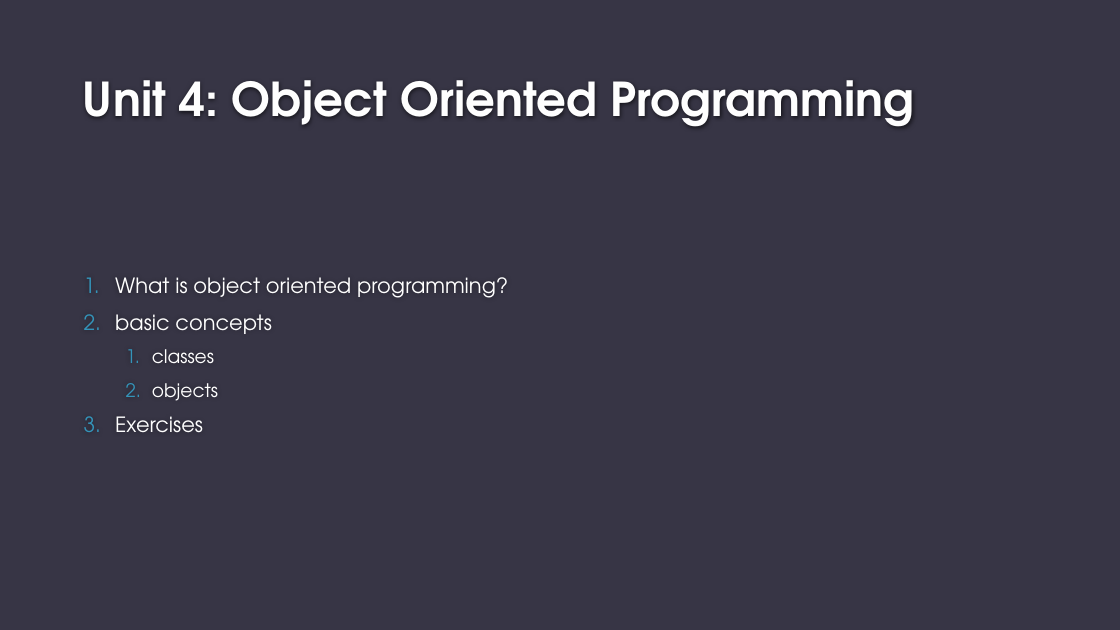
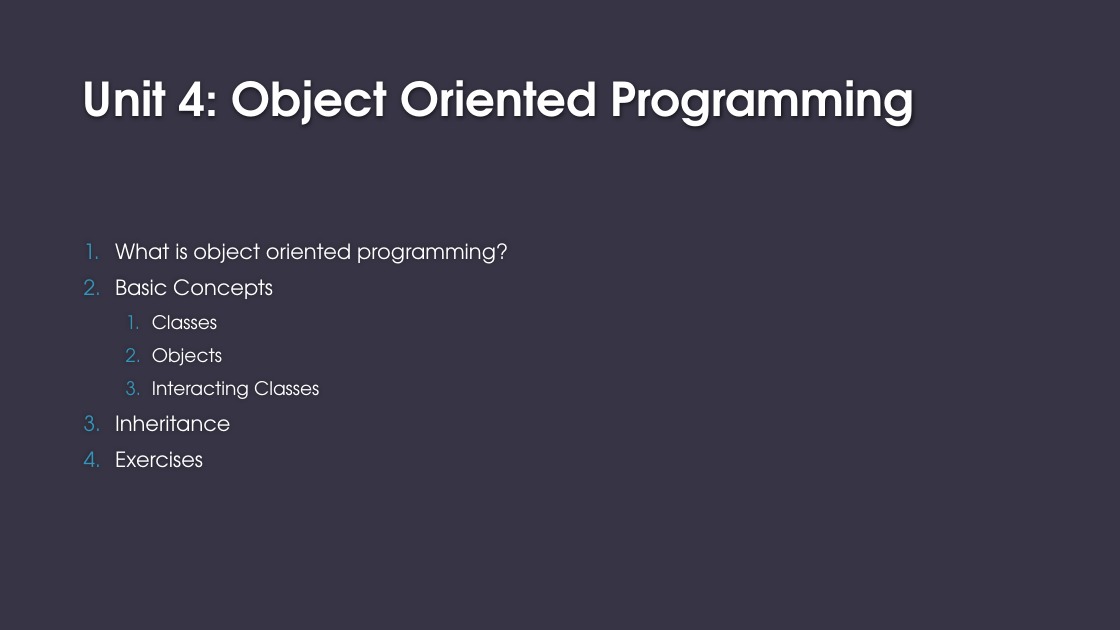
Before and after one commit to eliaruehle/py_course, a slide deck: slide 3 of presentations/LESSON_4.pptx. Drawn at 1120x630 pixels with LibreOffice and Linux fonts; fonts in the diff are those of the drawing; background and template pictures are left out. Boxes give left, top, right and bottom in pixels: in the first picture for what was removed or moved away, otherwise in the second. Text is boxed around its words. In the diff, an @@ line names an element or a change of style, - is before the commit and + after.

```diff
--- a/presentations/LESSON_4.pptx
+++ b/presentations/LESSON_4.pptx
@@ text at (x1=115, y1=279, x2=319, y2=432): text changed @@
-2. basic concepts
-  1. classes
-  2. objects
+2. Basic Concepts
+  1. Classes
+  2. Objects
+  3. Interacting Classes
+3. Inheritance
```
Also in this commit, not shown: 8 other slides changed.
